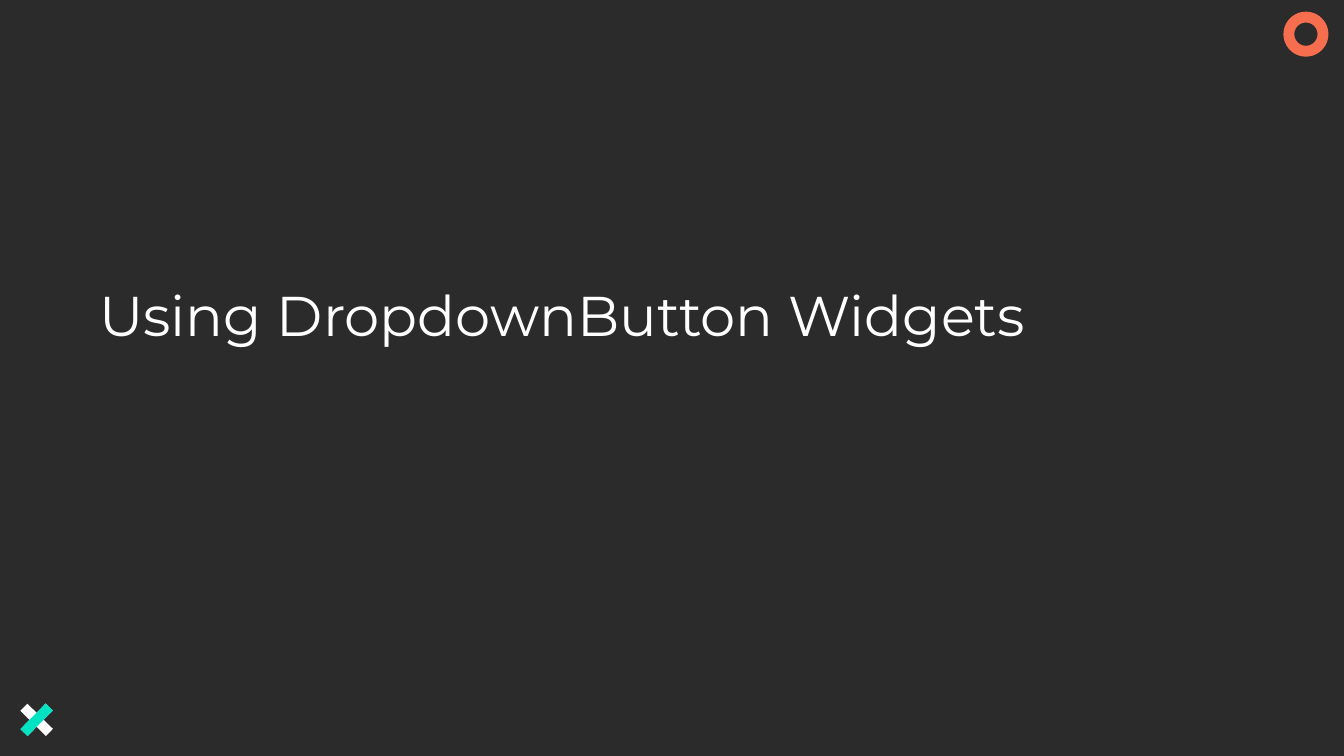
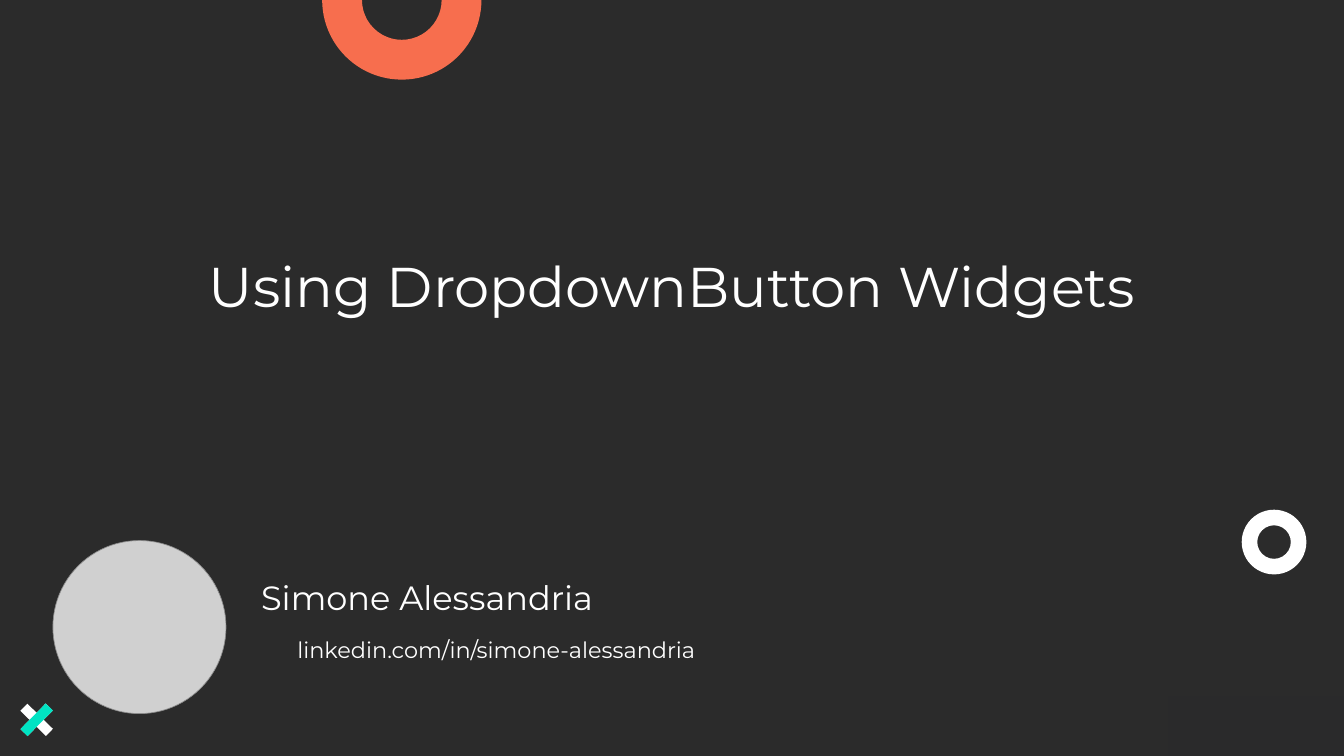
Before and after one commit to droidcon-academy/flutter-adding-interactivity, a slide deck: slide 1 of slides/s3-using-dropdownbutton-slides/s3-using-dropdownbutton.pptx. Drawn at 1344x756 pixels with LibreOffice and Linux fonts; fonts in the diff are those of the drawing; grey boxes stand for pictures; background and template pictures are left out. Boxes give left, top, right and bottom in pixels: in the first picture for what was removed or moved away, otherwise in the second. Text is boxed around its words. In the diff, an @@ line names an element or a change of style, - is before the commit and + after.

Commit message:
update slides

```diff
--- a/slides/s3-using-dropdownbutton-slides/s3-using-dropdownbutton.pptx
+++ b/slides/s3-using-dropdownbutton-slides/s3-using-dropdownbutton.pptx
@@ arch (boxed as its full ring) added at (322,0,481,79), fill #F76E4E @@
@@ donut removed at (1284,11,1329,56) @@
@@ title "Using DropdownButton Widgets": place and size @@
-title "Using DropdownButton Widgets" at (99,294,1025,347)
+title "Using DropdownButton Widgets" at (209,265,1135,318)
@@ title "Using DropdownButton Widgets" at (209,265,1135,318): alignment left to centre; vertical alignment bottom to middle @@
@@ donut added at (1242,510,1306,575), fill #FFFFFF @@
@@ picture added at (53,540,226,714) @@
@@ text added at (261,585,593,610), 36 pt, text #FFFFFF @@
+Simone Alessandria
@@ text added at (297,639,695,661), 24 pt, text #FFFFFF @@
+linkedin.com/in/simone-alessandria
```
Also in this commit, not shown: 7 other files.
